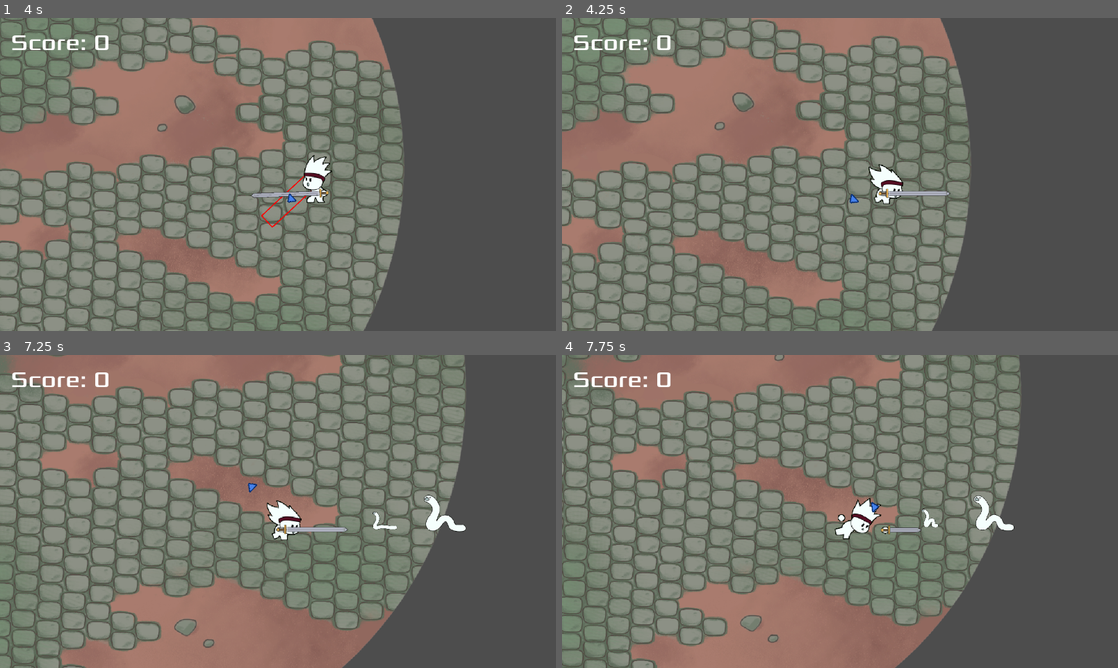
Above: before the commit, frames 1-4 (two rows, left to right).
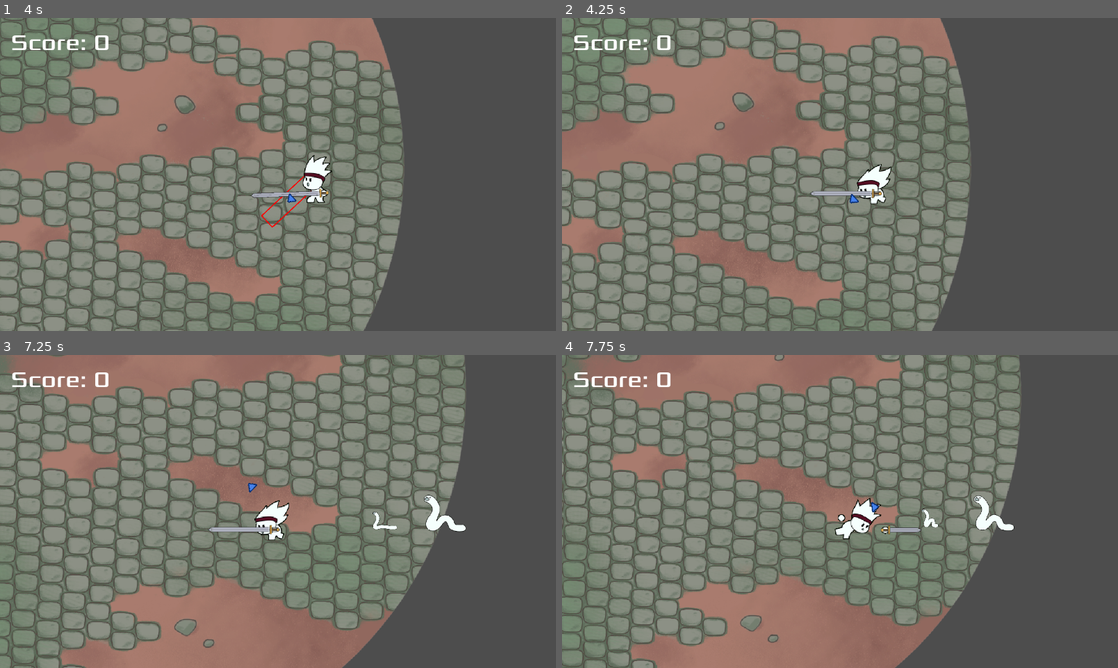
Above: after the commit, the same moments.

Repository: freddder/GMTK_Jam_2024
Game: Godot game, scene res://scenes/main_menu.tscn
Same seed, same stepped clock (60 frames per second), same inputs: the game is played once before the commit and once after it.
Inputs (mouse positions are in pixels of both pictures, inside the frame that each line leads up to):
- Up to frame 1 (4 s): click "Play" at 0.5 s; move the mouse to (400, 158) at 1.27 s; hold D (move_right) 1.28-2.03 s; hold Shift (dash) 1.28-2.03 s; move the mouse to (166, 190) at 2.02 s; hold S (move_down) 2.03-2.78 s; tap Space (heavy_attack) at 2.1 s; move the mouse to (333, 105) at 2.77 s; hold D (move_right) 2.78-3.53 s; click (333, 105) at 2.85 s; move the mouse to (250, 237) at 3.52 s; hold W (move_up) from 3.53 s (still down); right-click (250, 237) at 3.6 s
- Up to frame 2 (4.25 s): keep holding W (move_up)
- Up to frame 3 (7.25 s): move the mouse to (444, 558) at 4.27 s; release W (move_up) at 4.28 s; hold Shift (dash) 4.28-5.03 s; hold A (move_left) 4.28-5.78 s; move the mouse to (111, 464) at 5.02 s; tap Space (heavy_attack) at 5.1 s; move the mouse to (305, 511) at 5.77 s; hold S (move_down) 5.78-6.53 s; click (305, 511) at 5.85 s; move the mouse to (194, 433) at 6.52 s; hold D (move_right) from 6.53 s (still down); right-click (194, 433) at 6.6 s
- Up to frame 4 (7.75 s): move the mouse to (962, 495) at 7.27 s; release D (move_right) at 7.28 s; hold W (move_up) from 7.28 s (still down); hold Shift (dash) from 7.28 s (still down)

Frame 1 is identical in both runs. In frame 2, 0.9% of the frame differs, in the area x 44-70%, y 46-60%; in frame 3, 0.9%, in the area x 37-63%, y 46-60%; in frame 4, nothing differs.

Commit message:
fix character rotation during charges
- Previously the character would rotate towards the last movement direction when the attack_finish animation starts playing, now it happens after the animation finishes playing

Diff:
--- a/scripts/player.gd
+++ b/scripts/player.gd
@@ -59,6 +59,7 @@
 var charging_attack_type := AttackType.Invalid
 var wants_release_attack := false
 var can_release_attack := true
+var is_attack_animation_ongoing := false
 
 var active_attack_zone_data: AttackZoneData
 var attack_area_color := Color.RED
@@ -240,7 +241,7 @@
 
 
 func get_facing_direction() -> int:
-	if is_charging_attack():
+	if is_attack_animation_ongoing:
 		return -sign(global_position.x - get_global_mouse_position().x)
 
 	var move_direction := Input.get_vector("move_left", "move_right", "move_up", "move_down")
@@ -387,6 +388,7 @@
 
 
 func on_attack_started_charging(attack_type: AttackType) -> void:
+	is_attack_animation_ongoing = true
 	charging_attack_type = attack_type
 	attack_charge_start_time = Time.get_ticks_msec()
 	play_attack_animation_start(charging_attack_type)
@@ -418,6 +420,8 @@
 		if animation_name != "_finish":
 			$AnimatedSprite2D.play(animation_name)
 			await $AnimatedSprite2D.animation_finished
+
+		is_attack_animation_ongoing = false
 		on_attack_animations_finished()
 
 
